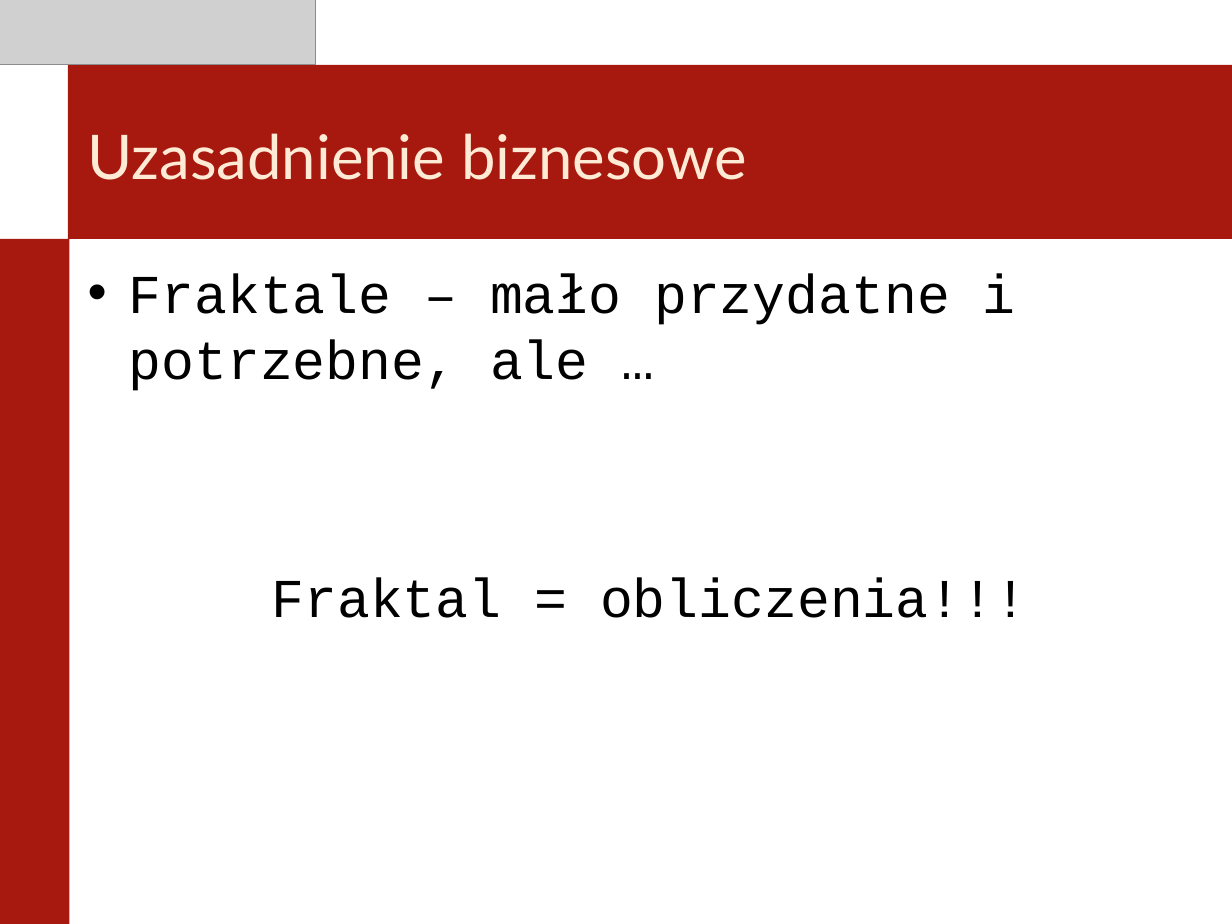
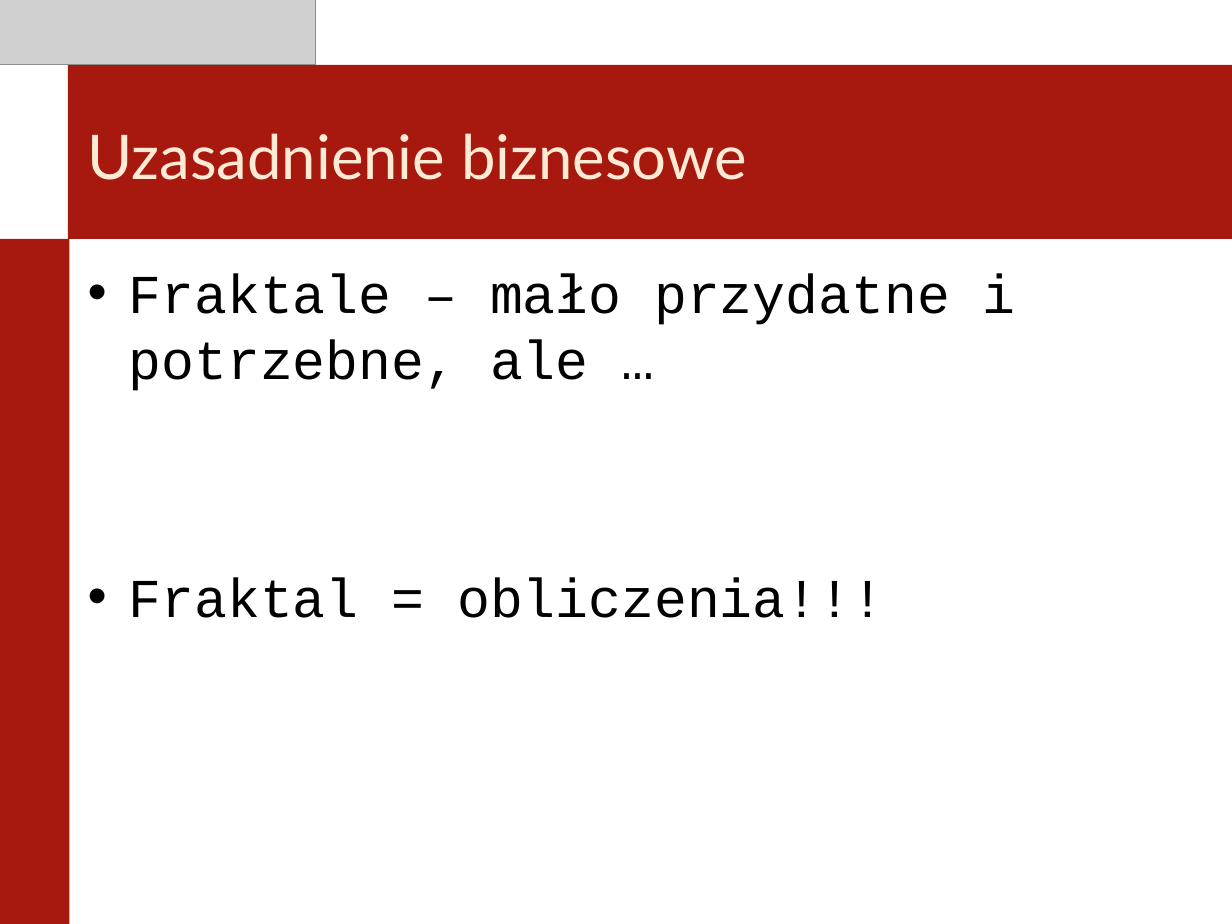
Before and after one commit to 225985/studia, a slide deck: slide 4 of doc/prezentacja.ppt. Drawn at 1232x924 pixels with LibreOffice and Linux fonts; fonts in the diff are those of the drawing; grey boxes stand for pictures. Boxes give left, top, right and bottom in pixels: in the first picture for what was removed or moved away, otherwise in the second. Text is boxed around its words. In the diff, an @@ line names an element or a change of style, - is before the commit and + after.

```diff
--- a/doc/prezentacja.ppt
+++ b/doc/prezentacja.ppt
@@ text at (129, 578, 884, 618): alignment centre to left; bullet none to • @@
```
Also in this commit, not shown: 2 other slides changed, 2 slides added, 2 other files.
